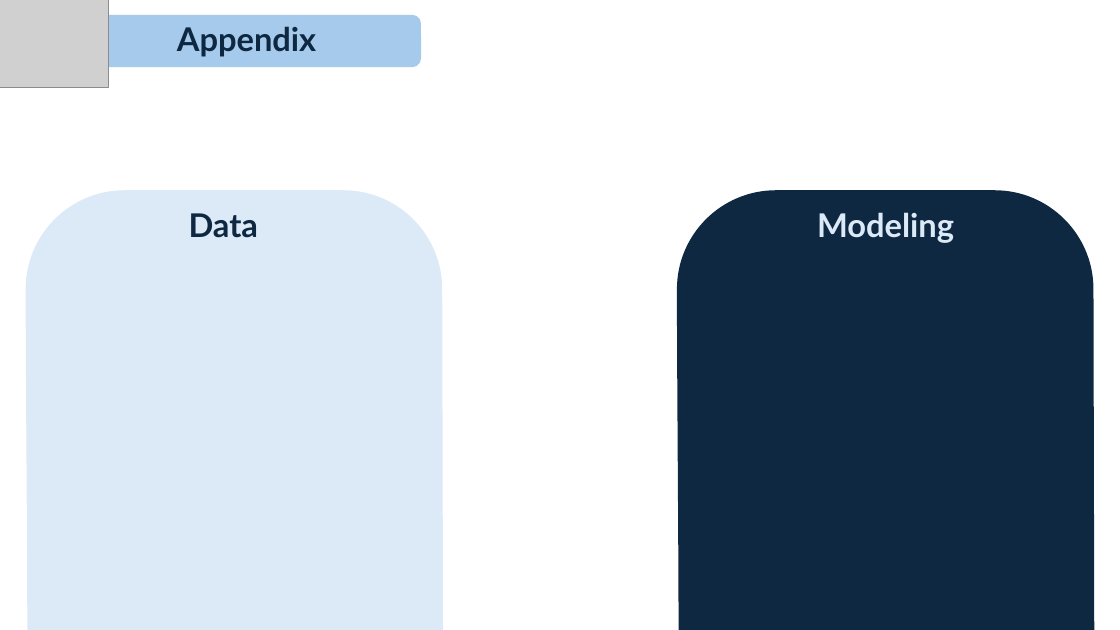
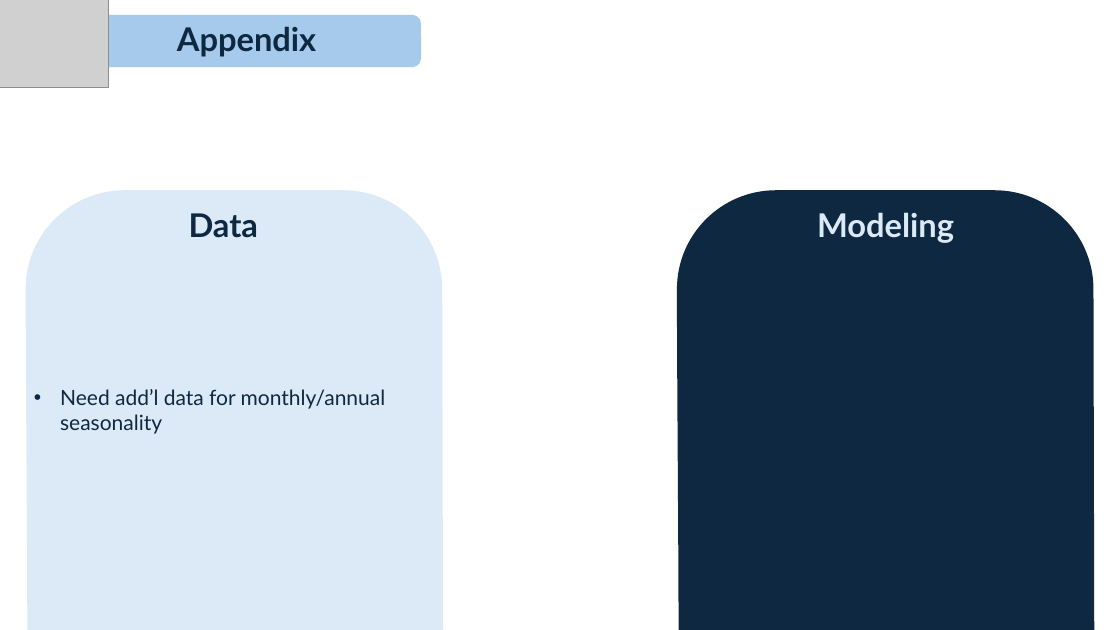
Before and after one commit to couch2coders/HospitalRetail, a slide deck: slide 13 of Output/prez.pptx. Drawn at 1120x630 pixels with LibreOffice and Linux fonts; fonts in the diff are those of the drawing; grey boxes stand for pictures. Boxes give left, top, right and bottom in pixels: in the first picture for what was removed or moved away, otherwise in the second. Text is boxed around its words. In the diff, an @@ line names an element or a change of style, - is before the commit and + after.

```diff
--- a/Output/prez.pptx
+++ b/Output/prez.pptx
@@ text in freeform shape at [60, 389, 386, 434]: text added @@
+• Need add’l data for monthly/annual seasonality
```
Also in this commit, not shown: 5 other slides changed, 11 other files.
